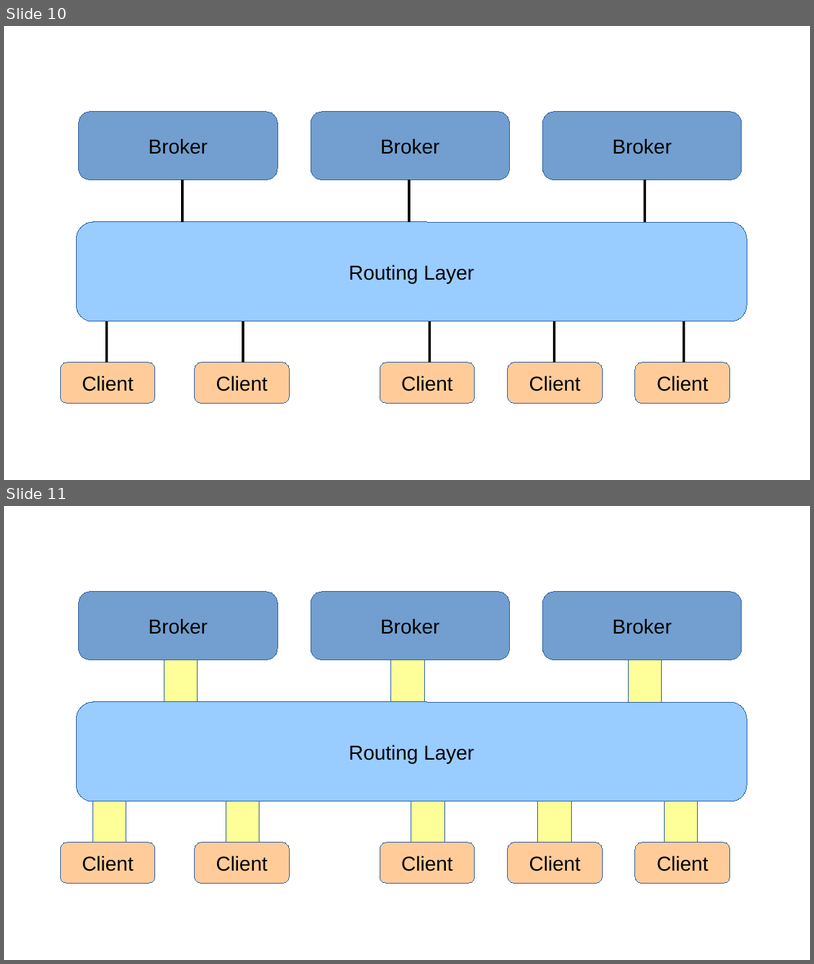
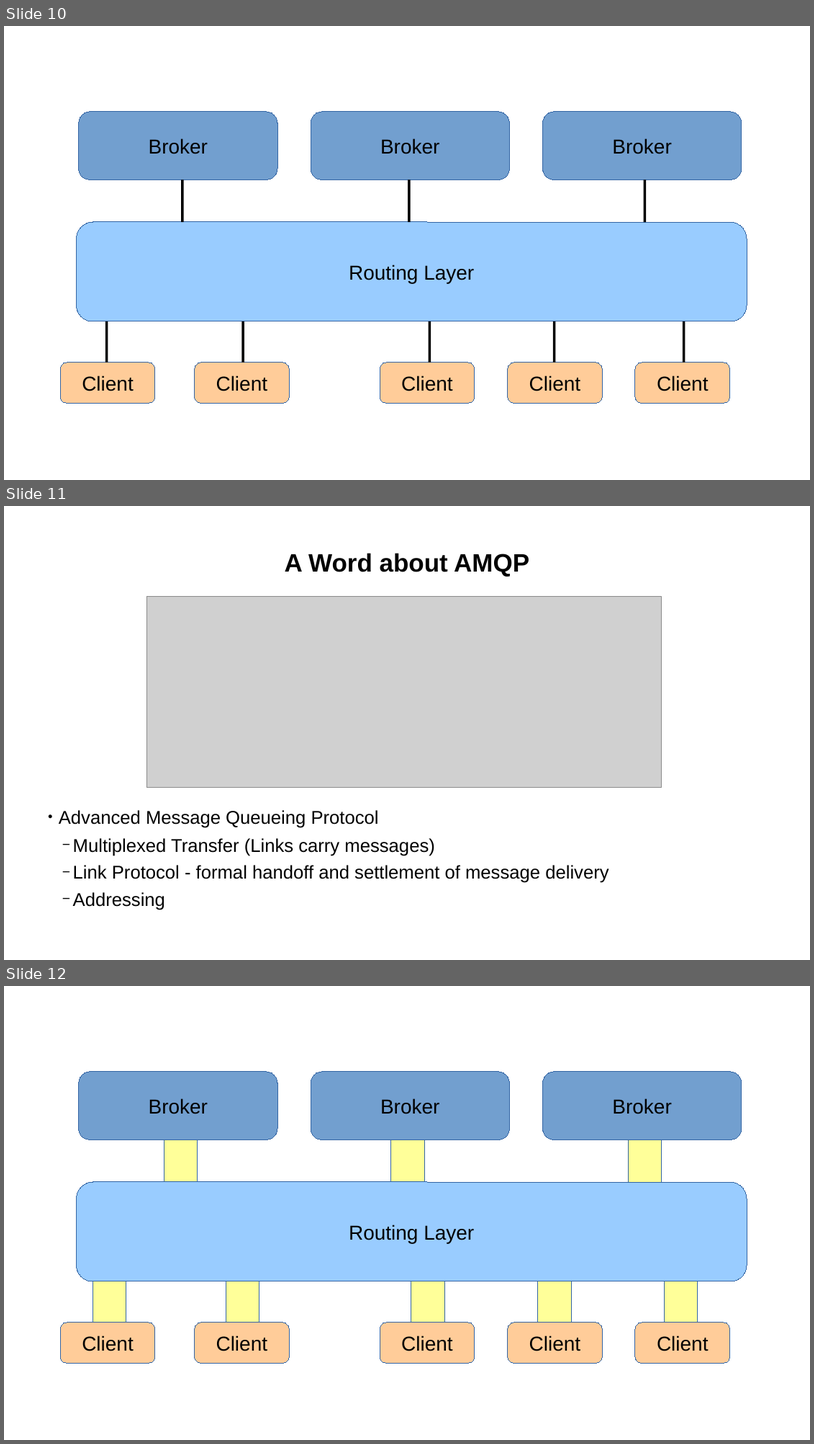
Before and after one commit to ted-ross/summit2016, a slide deck: slides/ElasticScale.odp. Shown one above the other, each under a label of ours: slides 10 and 11 before the commit, slides 10, 11 and 12 after it. The pictures are 814x964 and 814x1444 pixels, drawn with LibreOffice and Linux fonts; fonts in the diff are those of the drawing; grey boxes stand for pictures; background and template pictures are left out. Boxes give left, top, right and bottom in pixels: in the first picture for what was removed or moved away, otherwise in the second. Text is boxed around its words. In the diff, an @@ line names an element or a change of style, - is before the commit and + after.

```diff
--- a/slides/ElasticScale.odp
+++ b/slides/ElasticScale.odp
@@ slide 11 added at (4,506,810,960), background picture (left out) @@
@@ title added at (285,553,530,577), 60 pt, text #000000, bold @@
+A Word about AMQP
@@ picture added at (147,596,661,787) @@
@@ text added at (59,810,609,910), 44 pt, text #000000 @@
+● Advanced Message Queueing Protocol
+  − Multiplexed Transfer (Links carry messages)
+  − Link Protocol - formal handoff and settlement of message delivery
+  − Addressing
@@ what was slide 11 is now slide 12 @@
```
Also in this commit, not shown: 1 other slide added, 6 other files.
